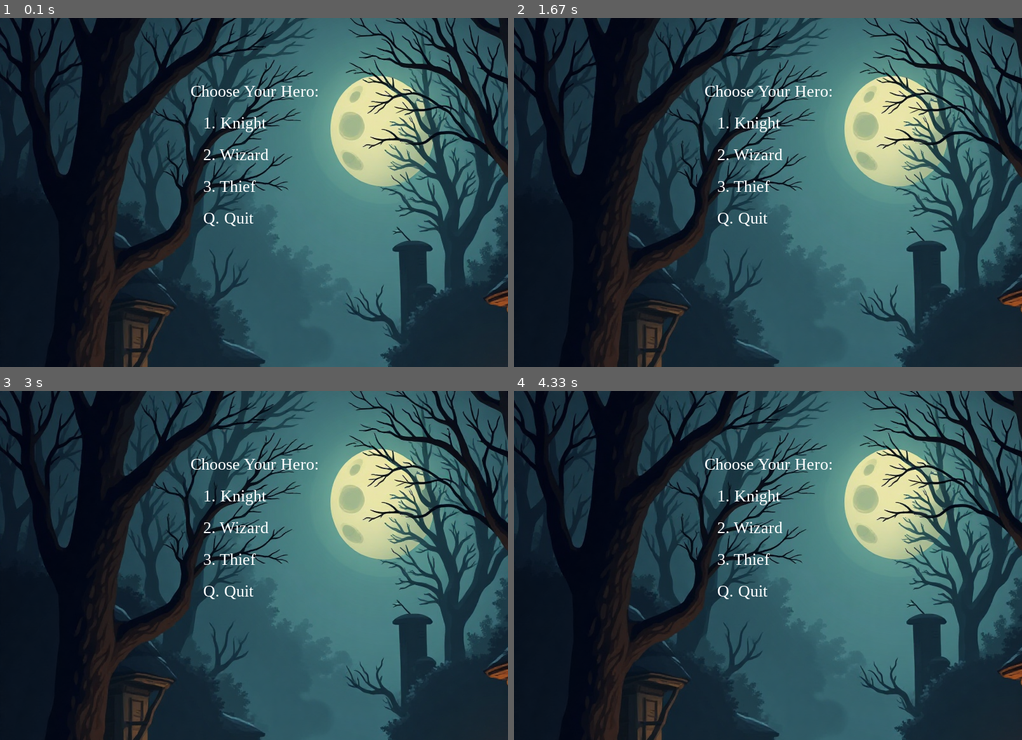
Above: before the commit, frames 1-4 (two rows, left to right).
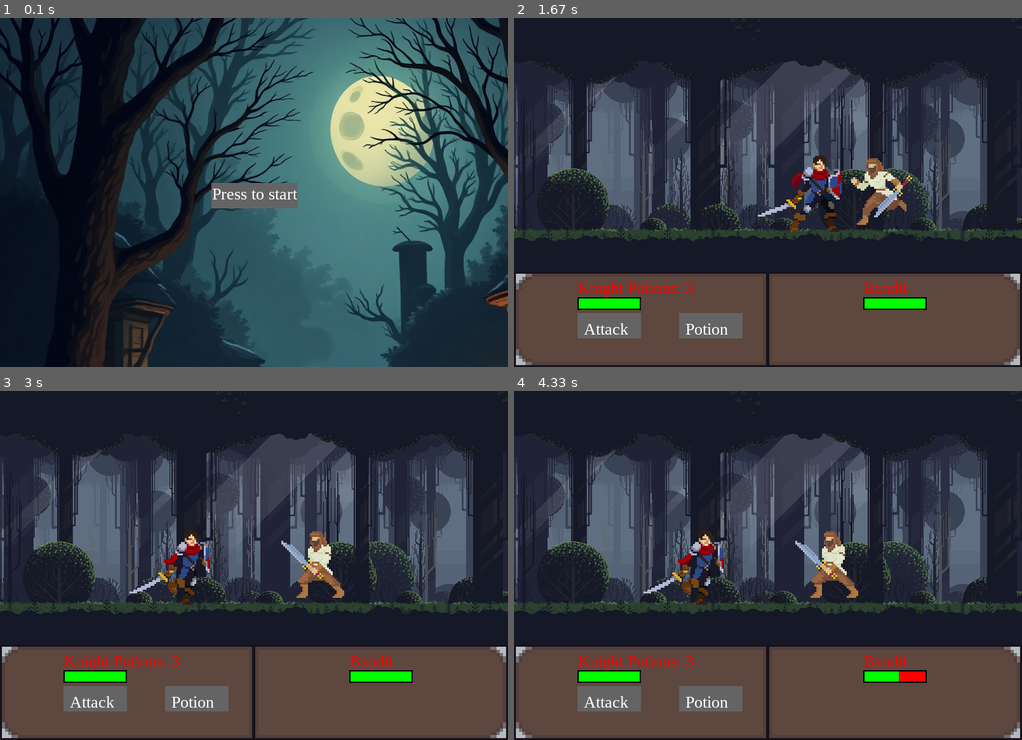
Above: after the commit, the same moments.

Repository: eedmonds/1321_pygame_project
Game: pygame game, started from pgame.py
The game is run twice, just before and just after one commit, with the same random seed, the same clock (stepped at 60 frames per second) and the same inputs.
Inputs (mouse positions are in pixels of both pictures, inside the frame that each line leads up to):
- Up to frame 1 (0.1 s): no input
- Up to frame 2 (1.67 s): click (747, 206) at 0.38 s; hold Right 0.67-1.13 s; hold Right 1.17-1.63 s
- Up to frame 3 (3 s): hold Left 1.67-2.2 s; hold Left 2.23-2.63 s; hold Right from 2.67 s (still down)
- Up to frame 4 (4.33 s): release Right at 3.3 s; click (610, 698) at 3.38 s, where only the run after the commit has a clickable "Attack"; hold Left 3.67-4.13 s; hold Right from 4.17 s (still down)

The runs differ from the first frame. In frame 1, 1.9% of the frame differs, in the area x 37-63%, y 19-60%; in frame 2, 78%; in frame 3, 78%, in the area x 0-100%, y 0-100%; in frame 4, 78%.

Commit message:
Button to play knight

Diff:
--- a/pgame.py
+++ b/pgame.py
@@ -43,6 +43,7 @@
 # UI button rectangles
 attack_btn = pygame.Rect(100, SCREEN_HEIGHT - 85, 100, 40)
 potion_btn = pygame.Rect(260, SCREEN_HEIGHT - 85, 100, 40)
+start_btn = pygame.Rect(333, SCREEN_HEIGHT - 290, 136, 40)
 
 # Draw functions
 def draw_text(text, font, text_col, x, y):
@@ -90,11 +91,8 @@
     menu = True
     while menu:
         screen.blit(main_img, (0, 0))
-        draw_text("Choose Your Hero:", font, (255, 255, 255), 300, 100)
-        draw_text("1. Knight", font, (255, 255, 255), 320, 150)
-        draw_text("2. Wizard", font, (255, 255, 255), 320, 200)
-        draw_text("3. Thief", font, (255, 255, 255), 320, 250)
-        draw_text("Q. Quit", font, (255, 255, 255), 320, 300)
+        pygame.draw.rect(screen, (100, 100, 100), start_btn)
+        draw_text("Press to start", font, (255, 255, 255),334,262)
 
         pygame.display.update()
 
@@ -104,15 +102,13 @@
                 pygame.quit()
                 exit()
             if event.type == pygame.KEYDOWN:
-                if event.key == pygame.K_1:
-                    return 'Knight'
-                elif event.key == pygame.K_2:
-                    return 'Wizard'
-                elif event.key == pygame.K_3:
-                    return 'Thief'
-                elif event.key == pygame.K_q:
+                if event.key == pygame.K_q:
                     pygame.quit()
                     exit()
+            if event.type == pygame.MOUSEBUTTONDOWN:
+                mouse_pos = pygame.mouse.get_pos()
+                if start_btn.collidepoint(mouse_pos):
+                    return 'Knight'
 
 
 selected_class = main_menu()
